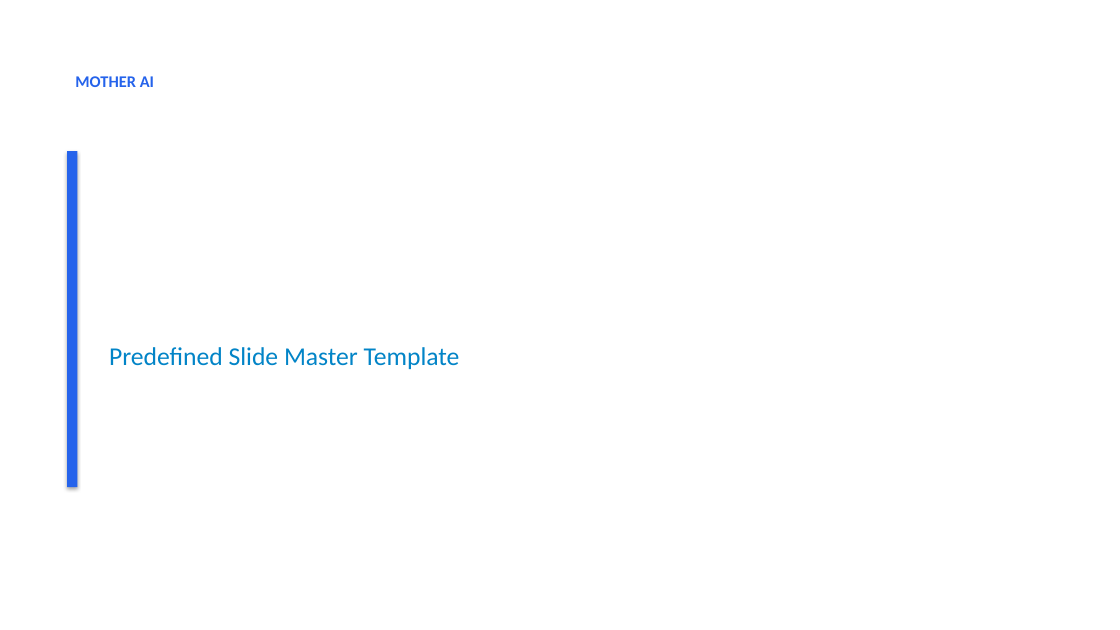
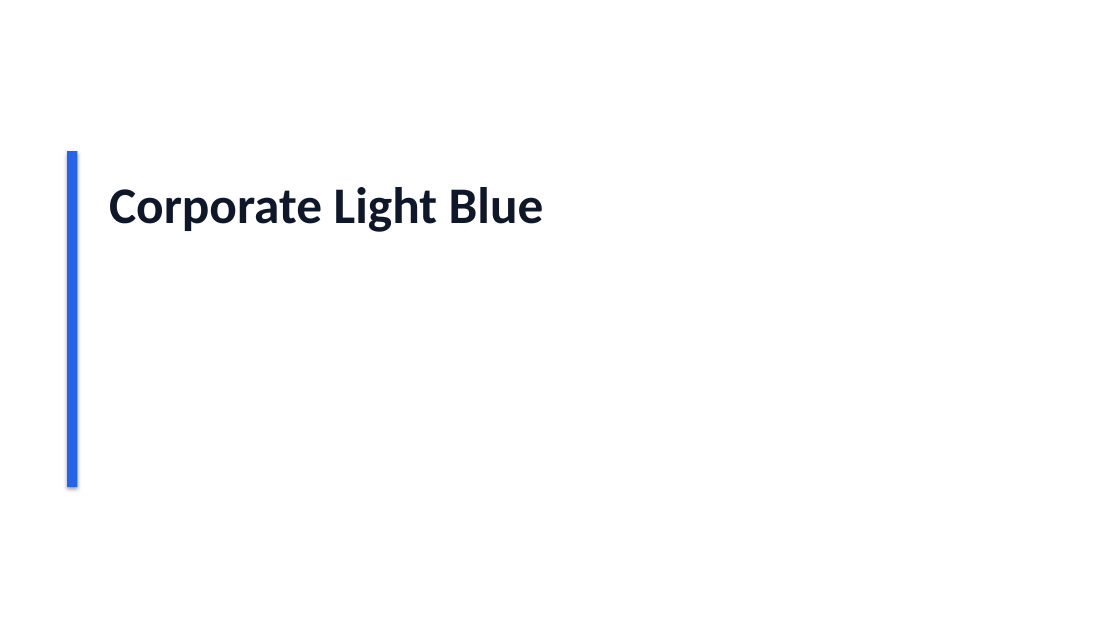
Before and after one commit to mrparihar08/MOTHER, a slide deck: slide 1 of templates/corporate_light.pptx. Drawn at 1120x630 pixels with LibreOffice and Linux fonts; fonts in the diff are those of the drawing. Boxes give left, top, right and bottom in pixels: in the first picture for what was removed or moved away, otherwise in the second. Text is boxed around its words. In the diff, an @@ line names an element or a change of style, - is before the commit and + after.

```diff
--- a/templates/corporate_light.pptx
+++ b/templates/corporate_light.pptx
@@ text removed at <box>75,76,154,87</box> @@
-MOTHER AI
@@ text added at <box>109,187,544,232</box>, 44 pt, text #0F172A, bold @@
+Corporate Light Blue
@@ text removed at <box>109,347,460,369</box> @@
-Predefined Slide Master Template
```
Also in this commit, not shown: 1 slide added, 1 slide removed, 29 other files.
